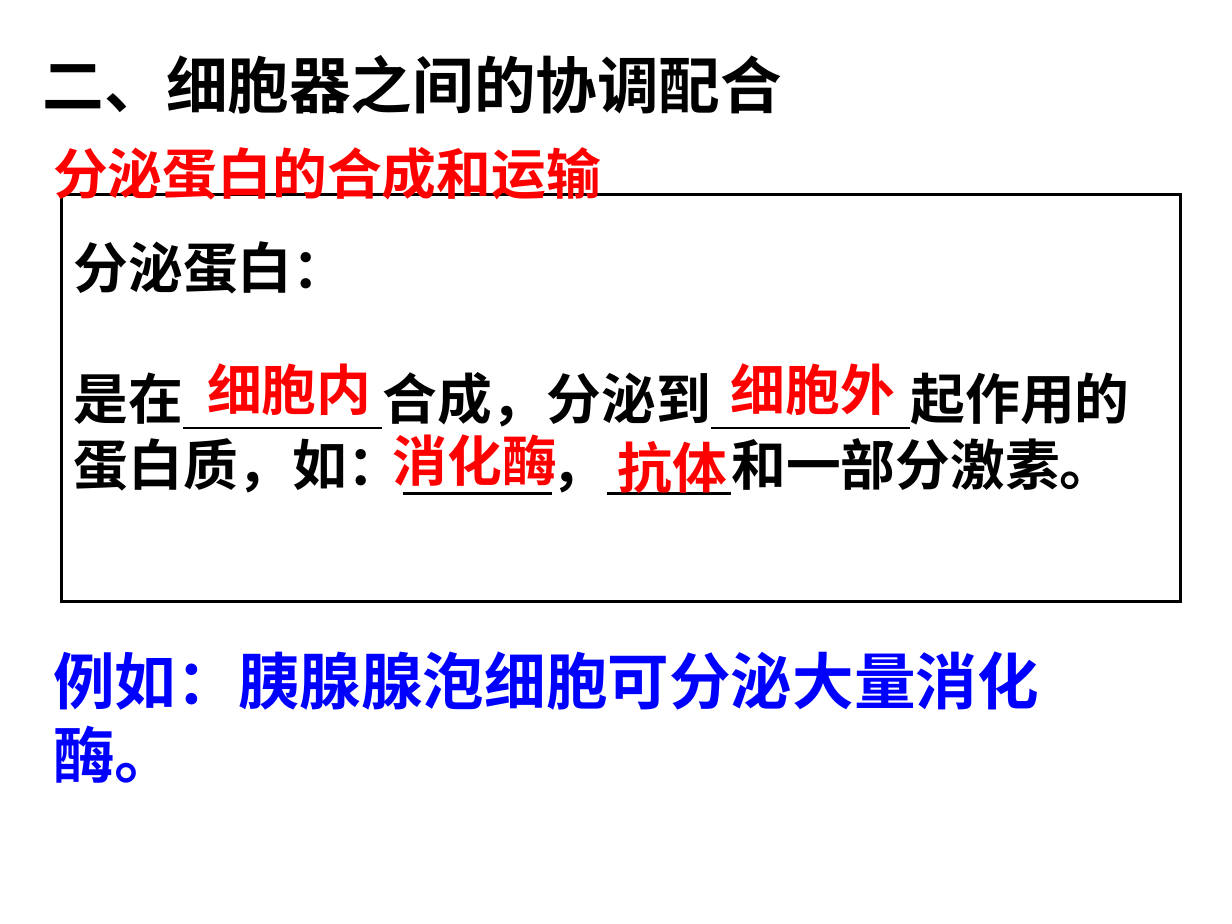
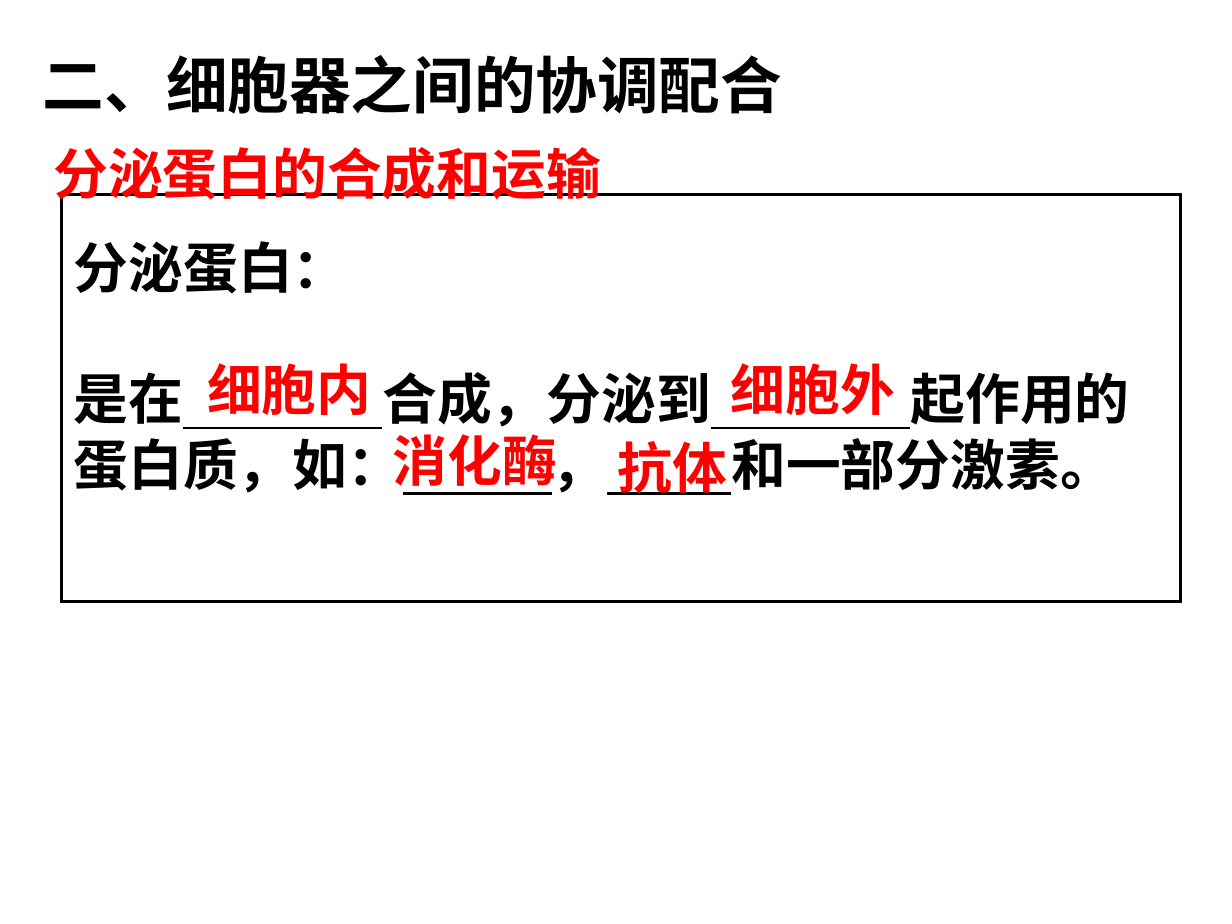
Before and after one commit to ZogeMung/class10, a slide deck: slide 25 of shengwu/rao3.2细胞器系统内的分工合作.ppt (slide 18 before the commit). Drawn at 1232x924 pixels with LibreOffice and Linux fonts; fonts in the diff are those of the drawing. Boxes give left, top, right and bottom in pixels: in the first picture for what was removed or moved away, otherwise in the second. Text is boxed around its words. In the diff, an @@ line names an element or a change of style, - is before the commit and + after.

```diff
--- a/shengwu/rao3.2细胞器系统内的分工合作.ppt
+++ b/shengwu/rao3.2细胞器系统内的分工合作.ppt
@@ text removed at (53, 651, 1039, 783) @@
-例如：胰腺腺泡细胞可分泌大量消化酶。
```
Also in this commit, not shown: 1 other slide changed, 13 slides added, 7 slides removed, 4 other files.
